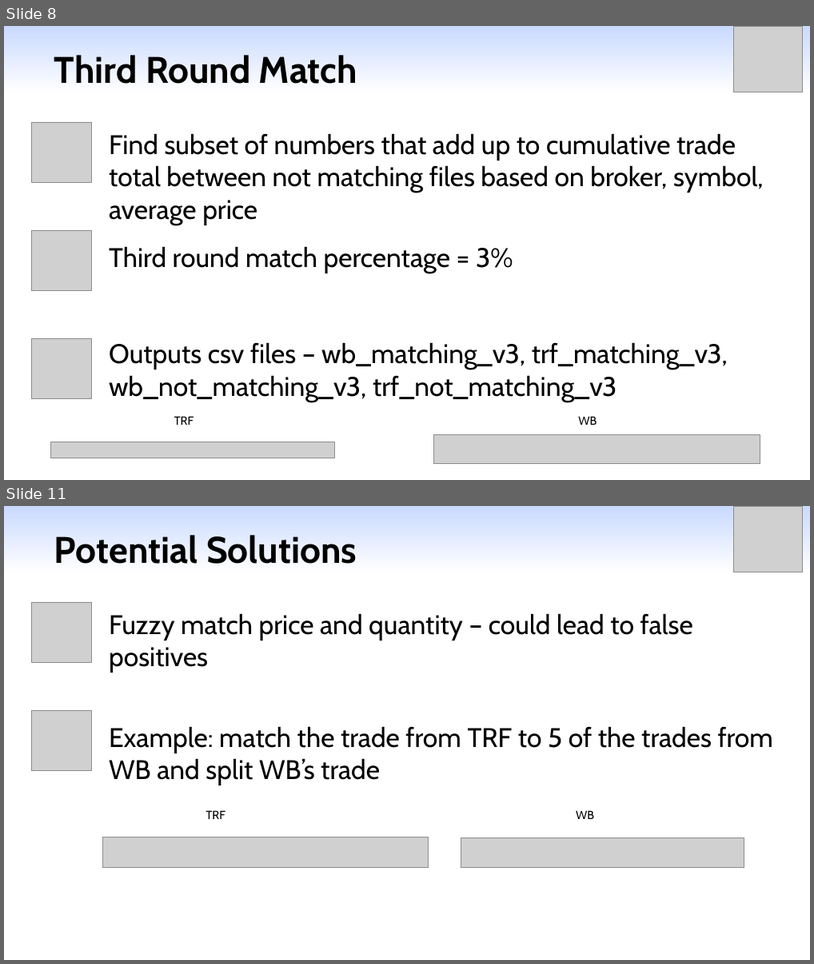
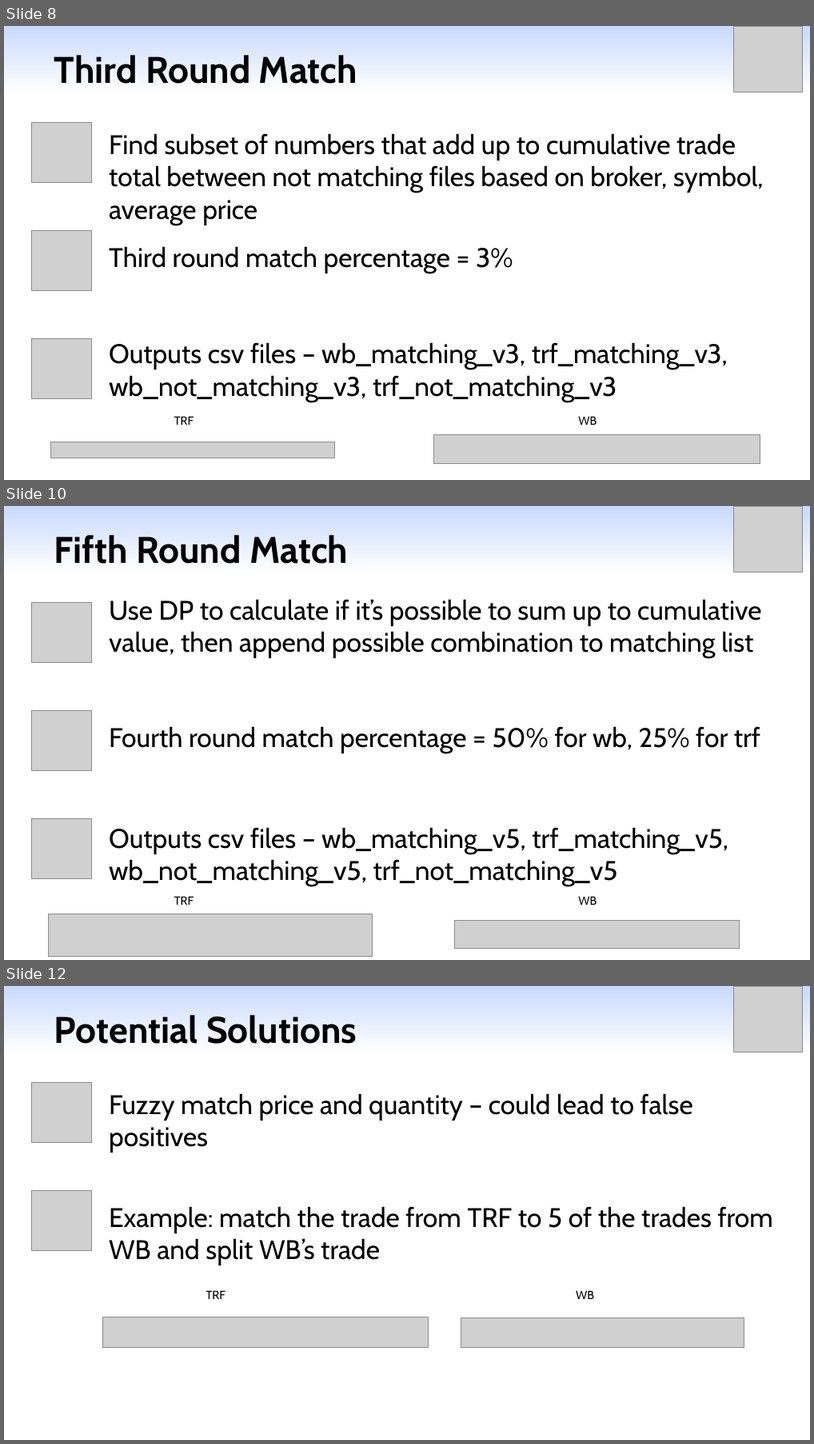
Before and after one commit to yangml103/webull_order_match, a slide deck: Presentation_Matching_2.pptx. Shown one above the other, each under a label of ours: slides 8 and 11 before the commit, slides 8, 10 and 12 after it; the slides between them are not shown. The pictures are 814x964 and 814x1444 pixels, drawn with LibreOffice and Linux fonts; fonts in the diff are those of the drawing; grey boxes stand for pictures. Boxes give left, top, right and bottom in pixels: in the first picture for what was removed or moved away, otherwise in the second. Text is boxed around its words. In the diff, an @@ line names an element or a change of style, - is before the commit and + after.

Commit message:
WORKING FIFTH ROUND MATCH PROGRAM

```diff
--- a/Presentation_Matching_2.pptx
+++ b/Presentation_Matching_2.pptx
@@ slide 10 added at bbox=[4, 506, 810, 960], background gradient #CADAFF to #FFFFFF @@
@@ picture added at bbox=[734, 506, 803, 572] @@
@@ title added at bbox=[54, 535, 348, 564], 44 pt, text #000000, bold @@
+Fifth Round Match
@@ text added at bbox=[109, 599, 762, 658], 32 pt, text #000000 @@
+Use DP to calculate if it’s possible to sum up to cumulative value, then append possible combination to matching list
@@ picture added at bbox=[31, 602, 92, 663] @@
@@ picture added at bbox=[31, 710, 92, 770] @@
@@ text added at bbox=[109, 726, 761, 753], 32 pt, text #000000 @@
+Fourth round match percentage = 50% for wb, 25% for trf
@@ picture added at bbox=[31, 818, 92, 879] @@
@@ text added at bbox=[109, 827, 729, 886], 32 pt, text #000000 @@
+Outputs csv files – wb_matching_v5, trf_matching_v5, wb_not_matching_v5, trf_not_matching_v5
@@ text added at bbox=[174, 896, 194, 904], 14 pt, text #000000 @@
+TRF
@@ text added at bbox=[578, 896, 597, 904], 14 pt, text #000000 @@
+WB
@@ picture added at bbox=[48, 914, 372, 956] @@
@@ picture added at bbox=[454, 920, 740, 948] @@
@@ what was slide 11 is now slide 12 @@
```
Also in this commit, not shown: 2 slides changed, 7 other files.
